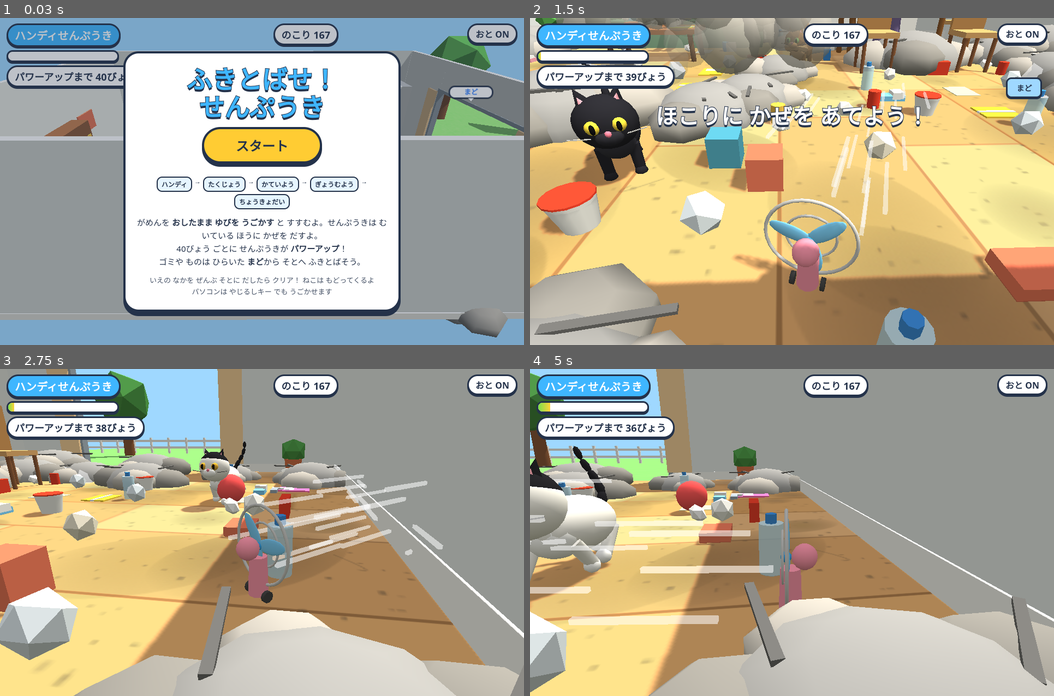
Above: before the commit, frames 1-4 (two rows, left to right).
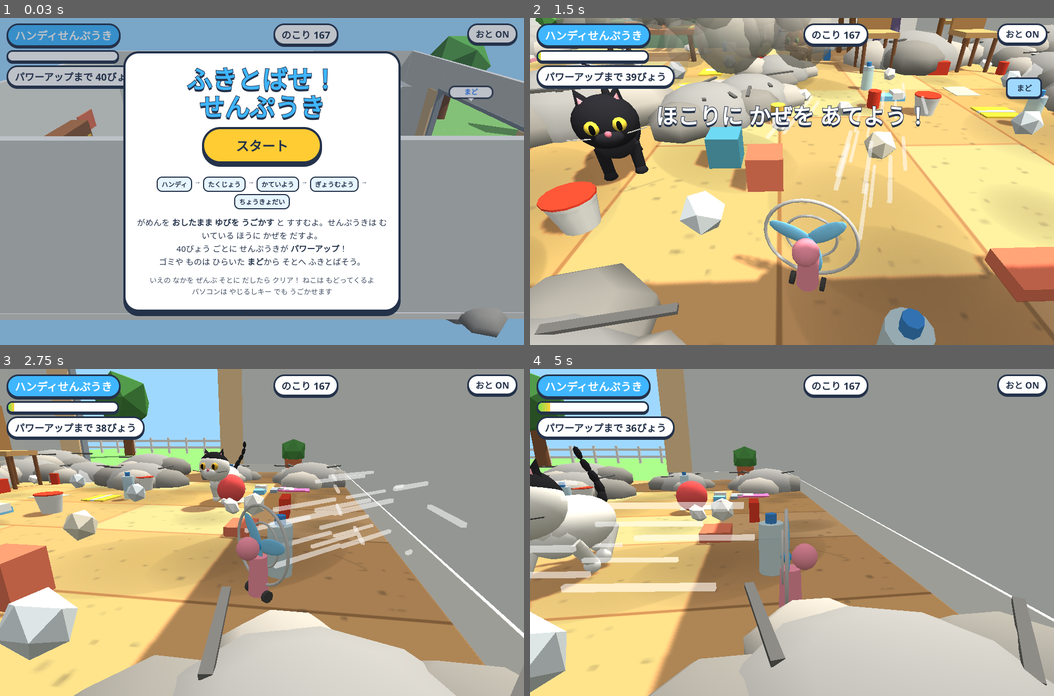
Above: after the commit, the same moments.

Repository: complerseinfo-png/game
Game: browser game, page fan/index.html
Two runs of this game, one before a commit and one after it. Both use one fixed random seed, a clock stepped at 60 frames per second and the inputs below.
Inputs:
- Up to frame 1 (0.03 s): no input
- Up to frame 2 (1.5 s): click "スタート" at 0.27 s; hold Right from 1.03 s (still down); tap Space at 1.1 s
- Up to frame 3 (2.75 s): release Right at 1.53 s; hold Down 1.58-1.85 s; tap Space at 1.6, 2.1, 2.6 s; hold Left 1.9-2.47 s; hold Up from 2.52 s (still down)
- Up to frame 4 (5 s): release Up at 2.82 s; hold Right 2.87-3.53 s; tap Space every 0.5 s from 3.1 to 4.6 s; hold Up 3.58-3.82 s; hold Left 3.87-4.3 s; hold Down 4.35-4.68 s; hold Right from 4.73 s (still down)

The runs differ from the first frame. In frame 2, 0.8% of the frame differs, in the area x 48-77%, y 22-68%; in frame 3, 2.0%; in frame 4, 4.4%, in the area x 0-47%, y 31-79%.

Commit message:
fan: the giant fan blows the whole window wall away
Co-Authored-By: Claude Opus 5.5 <noreply@anthropic.com>
Claude-Session: https://claude.ai/code/session_013BDtbipzgeay626yBH3NvG

Diff:
--- a/fan/index.html
+++ b/fan/index.html
@@ -144,7 +144,7 @@
 }
 
 // ---------- room: 1 unit ≈ 30cm. The big window on the right wall is wide open ----------
-const W=16,D=12,WIN=5; // window opening: x=+W, |z|<WIN
+const W=16,D=12,WIN0=5;let WIN=WIN0; // window opening: x=+W, |z|<WIN (the whole wall once it is blown away)
 const obs=[];
 const box=(x,z,w,d,h,o={})=>{const b={t:'box',x,z,hx:w/2,hz:d/2,b:o.b||0,h,solid:o.solid!==false,platform:!!o.platform};obs.push(b);return b};
 const circ=(x,z,r,h,o={})=>{const c={t:'circ',x,z,r,b:o.b||0,h,solid:o.solid!==false,platform:!!o.platform};obs.push(c);return c};
@@ -171,20 +171,47 @@
   const wm=lam(0xeef3f7),bm=lam(0xffffff);
   const wall=(x,z,w,d,h)=>{mesh(new THREE.BoxGeometry(w,h,d),wm,x,h/2,z);mesh(new THREE.BoxGeometry(w+0.02,0.5,d+0.08),bm,x,0.25,z)};
   wall(0,-D-0.2,W*2+0.8,0.4,10);wall(-W-0.2,0,0.4,D*2,10);wall(0,D+0.2,W*2+0.8,0.4,10);
-  // right wall with the open window
-  wall(W+0.2,-(D+WIN)/2,0.4,D-WIN,10);wall(W+0.2,(D+WIN)/2,0.4,D-WIN,10);
-  mesh(new THREE.BoxGeometry(0.4,2.4,WIN*2),wm,W+0.2,8.8,0);
-  // window frame + glass panels slid fully open
-  mesh(new THREE.BoxGeometry(0.5,0.25,WIN*2+0.4),lam(0x9aa7b5),W+0.2,7.55,0);
-  for(const s of[-1,1]){mesh(new THREE.BoxGeometry(0.5,7.6,0.25),lam(0x9aa7b5),W+0.2,3.8,s*WIN);
-    const glass=mesh(new THREE.BoxGeometry(0.1,7.2,2.2),new THREE.MeshLambertMaterial({color:0xcdeeff,transparent:true,opacity:0.35}),W+0.45,3.7,s*(WIN+1.3),scene,false)}
-  // curtains blowing outward
-  for(const s of[-1,1]){const c=mesh(new THREE.BoxGeometry(0.15,7,1.4),lam(0xffd9a8),W-0.3,4,s*(WIN+0.6));c.name='curtain'+s}
   const wl=makeLabel('まど','#2b7bff');wl.position.set(W-0.6,8.5,0);wl.scale.set(3.4,1.3,1);scene.add(wl);
   // floor arrows toward the window
   for(let i=0;i<3;i++){const a=new THREE.Mesh(new THREE.ConeGeometry(0.6,1.2,3),new THREE.MeshBasicMaterial({color:0xffffff,transparent:true,opacity:0.55}));a.rotation.set(-Math.PI/2,0,-Math.PI/2);a.position.set(W-6+i*1.8,0.03,0);scene.add(a)}
   mesh(new THREE.BoxGeometry(0.12,1.6,2.4),lam(0xe9785a),-W+0.06,5,-4,scene,false);
 }
+
+// ---------- the right wall with the open window (blown away by the giant fan) ----------
+let rightWall=null;const wallBits=[];
+function buildRightWall(){
+  if(rightWall)scene.remove(rightWall);
+  wallBits.forEach(b=>scene.remove(b.m));wallBits.length=0;
+  WIN=WIN0;rightWall=new THREE.Group();scene.add(rightWall);
+  const wm=lam(0xeef3f7),bm=lam(0xffffff),fm=lam(0x9aa7b5),P=rightWall;
+  const seg=(z,w)=>{mesh(new THREE.BoxGeometry(0.4,10,w),wm,W+0.2,5,z,P);mesh(new THREE.BoxGeometry(0.48,0.5,w),bm,W+0.2,0.25,z,P)};
+  seg(-(D+WIN)/2,D-WIN);seg((D+WIN)/2,D-WIN);
+  mesh(new THREE.BoxGeometry(0.4,2.4,WIN*2),wm,W+0.2,8.8,0,P);
+  mesh(new THREE.BoxGeometry(0.5,0.25,WIN*2+0.4),fm,W+0.2,7.55,0,P);
+  for(const s of[-1,1]){mesh(new THREE.BoxGeometry(0.5,7.6,0.25),fm,W+0.2,3.8,s*WIN,P);
+    mesh(new THREE.BoxGeometry(0.1,7.2,2.2),new THREE.MeshLambertMaterial({color:0xcdeeff,transparent:true,opacity:0.35}),W+0.45,3.7,s*(WIN+1.3),P,false);
+    mesh(new THREE.BoxGeometry(0.15,7,1.4),lam(0xffd9a8),W-0.3,4,s*(WIN+0.6),P)}
+}
+function blowAwayWall(){
+  // break the wall into chunks that tumble out into the garden
+  scene.remove(rightWall);rightWall=null;WIN=D+2;
+  const cols=[0xeef3f7,0xeef3f7,0xeef3f7,0x9aa7b5,0xffd9a8];
+  for(let z=-D+1;z<D;z+=2)for(let y=1;y<10;y+=2.2){
+    const m=mesh(new THREE.BoxGeometry(0.4,2.1,1.9),lam(pick(cols)),W+0.2,y,z);
+    wallBits.push({m,vx:rand(8,18),vy:rand(3,10),vz:rand(-3,3),rx:rand(-5,5),rz:rand(-5,5),life:3.5});
+  }
+  puff(W,3,0,30,0xd8dde2);puff(W,6,-6,20,0xd8dde2);puff(W,6,6,20,0xd8dde2);
+  shake=1;tone(90,.8,'sawtooth',.12,-50);tone(160,.6,'square',.08,-100,.1);
+  setTimeout(()=>toast('かべごと ふきとんだ！<br><span style="font-size:.6em">かべ ぜんぶが まどに なったよ</span>',2.4),2700);
+}
+function updateWallBits(dt){
+  for(let i=wallBits.length-1;i>=0;i--){const b=wallBits[i];b.life-=dt;b.vy-=G*0.6*dt;
+    b.m.position.x+=b.vx*dt;b.m.position.y=Math.max(0.2,b.m.position.y+b.vy*dt);b.m.position.z+=b.vz*dt;
+    if(b.m.position.y<=0.2){b.vx*=0.9;b.vz*=0.9;b.vy=0}
+    b.m.rotation.x+=b.rx*dt;b.m.rotation.z+=b.rz*dt;
+    if(b.life<=0){scene.remove(b.m);wallBits.splice(i,1)}}
+}
+buildRightWall();
 
 // ---------- physics helpers ----------
 const G=24,STEP=0.3;
@@ -652,6 +679,7 @@
 function resetWorld(){
   for(const it of items)scene.remove(it.g);items.length=0;WOBS.clear();OBS2IT.clear();obs.length=0;people.length=0;
   for(const p of pickups)scene.remove(p.g);pickups.length=0;
+  buildRightWall();
   buildHouse();
   addPerson('dad',-6,-9.3);addPerson('mom',6,-1);
   const dad=people[0];dad.y=1.4;dad.heading=0;
@@ -674,6 +702,7 @@
   const what=['','','かみゴミと つつみがみ が とばせる！','ペットボトルと かん が とばせる！','こものが ぜんぶ とばせる！','かぐも にんげんも とばせる！！'][level];
   toast(`パワーアップ！<br>${LV[level].name}<br><span style="font-size:.6em">${what}</span>`,2.6);
   setWind();
+  if(level===5)setTimeout(()=>{if(state==='play')blowAwayWall()},1400);
 }
 function gameClear(){
   state='over';overAt=performance.now();setWind();
@@ -844,6 +873,7 @@
   if(shake>0)shake-=dt;
   for(const p of puffs){if(p.life<=0)continue;p.life-=dt;p.vy-=(p.sp?10:1)*dt;p.m.position.x+=p.vx*dt;p.m.position.y+=p.vy*dt;p.m.position.z+=p.vz*dt;
     p.m.material.opacity=Math.min(1,p.life*1.5);if(!p.sp)p.m.scale.multiplyScalar(1+dt*0.8);if(p.life<=0)p.m.visible=false}
+  updateWallBits(dt);
   if(state==='menu'){camA+=dt*0.15;return}
   if(state!=='play')return;
   time+=dt;
